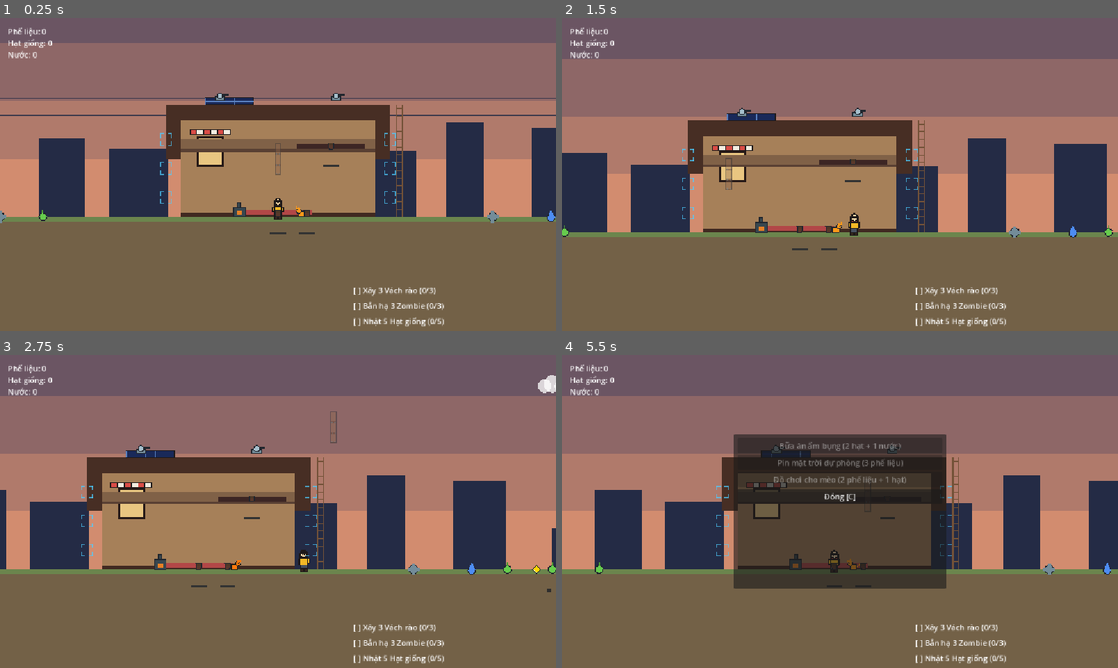
Above: before the commit, frames 1-4 (two rows, left to right).
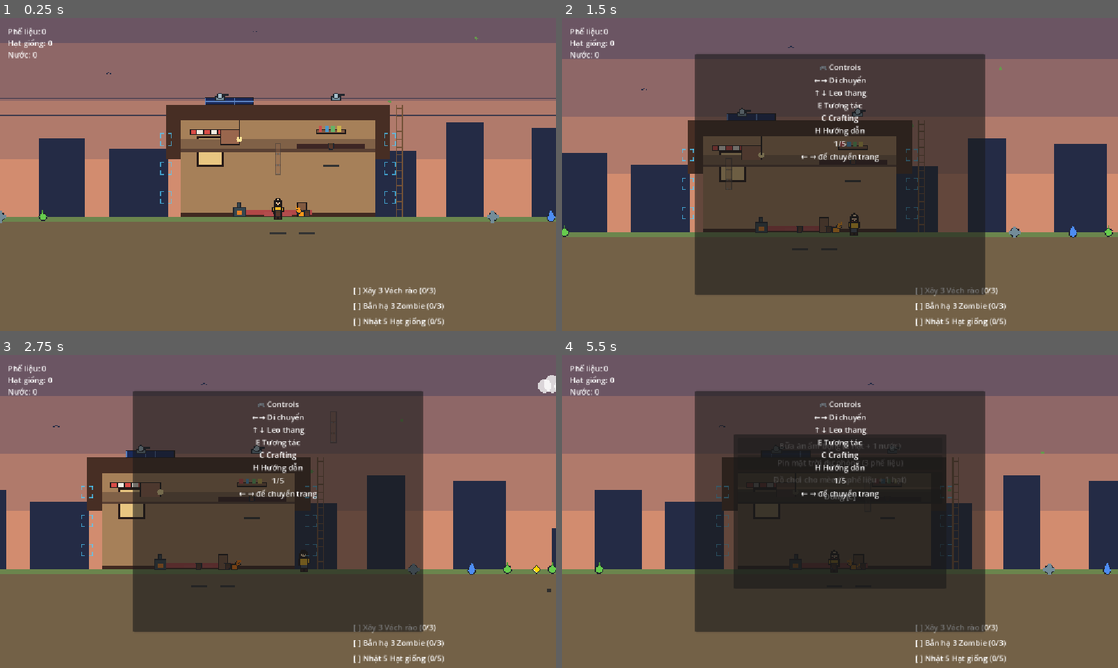
Above: after the commit, the same moments.

Repository: vuphamhocvienmatma/insomnia-dark-war
Game: Godot game, scene res://scenes/main_level.tscn
Two runs of this game, one before a commit and one after it. Both use one fixed random seed, a clock stepped at 60 frames per second and the inputs below.
Inputs (mouse positions are in pixels of both pictures, inside the frame that each line leads up to):
- Up to frame 1 (0.25 s): no input
- Up to frame 2 (1.5 s): move the mouse to (962, 158) at 0.52 s; hold Right (ui_right) 0.53-1.28 s; hold H (tutorial, bound only after the commit) 0.53-1.28 s; move the mouse to (728, 190) at 1.27 s; hold S (ui_down) from 1.28 s (still down); click (728, 190) at 1.35 s
- Up to frame 3 (2.75 s): tap H (tutorial, bound only after the commit) at 1.55, 2.3 s; move the mouse to (333, 442) at 2.02 s; release S (ui_down) at 2.03 s; hold Right (ui_right) from 2.03 s (still down); hold E (interact) from 2.03 s (still down)
- Up to frame 4 (5.5 s): move the mouse to (812, 574) at 2.77 s; release Right (ui_right) at 2.78 s; release E (interact) at 2.78 s; hold W (ui_up) 2.78-3.53 s; tap C (toggle_crafting) at 2.85 s; tap H (tutorial, bound only after the commit) at 3.05, 4.35, 5.3 s; move the mouse to (1006, 558) at 3.52 s; hold H (tutorial, bound only after the commit) 3.53-4.28 s; hold Left (ui_left) 3.53-5.03 s; move the mouse to (673, 464) at 4.27 s; move the mouse to (867, 511) at 5.02 s; press the mouse at (867, 511) at 5.03 s; hold S (ui_down) from 5.03 s (still down)

The runs differ from the first frame. In frame 1, 0.4% of the frame differs, in the area x 19-86%, y 4-64%; in frame 2, 39%; in frame 3, 39%, in the area x 9-77%, y 8-89%; in frame 4, 31%.

Commit message:
feat: phase 20 tutorial UI + visual polish (cabin, birds, leaves, player details)

Diff:
--- a/insomnia-in-the-dark-war/project.godot
+++ b/insomnia-in-the-dark-war/project.godot
@@ -44,6 +44,11 @@
 "events": [Object(InputEventKey,"resource_local_to_scene":false,"resource_name":"","device":16,"window_id":0,"alt_press …(191 unchanged characters)…
 ]
 }
+tutorial={
+"deadzone": 0.2,
+"events": [Object(InputEventKey,"resource_local_to_scene":false,"resource_name":"","device":-1,"window_id":0,"alt_pressed":false,"shift_pressed":false,"ctrl_pressed":false,"meta_pressed":false,"pressed":false,"keycode":0,"physical_keycode":72,"key_label":0,"unicode":0,"location":0,"echo":false,"script":null)
+]
+}
 ui_up={
 "deadzone": 0.2,
 "events": [Object(InputEventKey,"resource_local_to_scene":false,"resource_name":"","device":-1,"window_id":0,"alt_press …(495 unchanged characters)…
--- a/insomnia-in-the-dark-war/scenes/main_level.tscn
+++ b/insomnia-in-the-dark-war/scenes/main_level.tscn
@@ -12,6 +12,7 @@
 [ext_resource type="PackedScene" path="res://scenes/hud.tscn" id="10_hud"]
 [ext_resource type="Script" path="res://scripts/warm_fireplace_light.gd" id="11_light"]
 [ext_resource type="PackedScene" path="res://scenes/crafting_ui.tscn" id="12_craft"]
+[ext_resource type="PackedScene" path="res://scenes/tutorial_ui.tscn" id="15_tut"]
 [ext_resource type="Script" path="res://scripts/art_clouds.gd" id="12_clouds"]
 [ext_resource type="Script" path="res://scripts/cabin_structure.gd" id="14_cabin"]
 
@@ -192,3 +193,5 @@
 [node name="HUD" parent="." unique_id=874989936 instance=ExtResource("10_hud")]
 
 [node name="CraftingUI" parent="." unique_id=129172498 instance=ExtResource("12_craft")]
+
+[node name="TutorialUI" parent="." instance=ExtResource("15_tut")]
--- /dev/null
+++ b/insomnia-in-the-dark-war/scenes/tutorial_ui.tscn
@@ -0,0 +1,49 @@
+[gd_scene format=3]
+
+[ext_resource type="Script" path="res://scripts/tutorial_ui.gd" id="1_tut"]
+
+[node name="TutorialUI" type="CanvasLayer"]
+script = ExtResource("1_tut")
+
+[node name="Panel" type="Panel" parent="."]
+anchors_preset = 8
+anchor_left = 0.5
+anchor_top = 0.5
+anchor_right = 0.5
+anchor_bottom = 0.5
+offset_left = -300.0
+offset_top = -250.0
+offset_right = 300.0
+offset_bottom = 250.0
+
+[node name="VBoxContainer" type="VBoxContainer" parent="Panel"]
+anchors_preset = 15
+anchor_left = 0.0
+anchor_top = 0.0
+anchor_right = 1.0
+anchor_bottom = 1.0
+offset_left = 16.0
+offset_top = 16.0
+offset_right = -16.0
+offset_bottom = -16.0
+
+[node name="Title" type="Label" parent="Panel/VBoxContainer"]
+layout_mode = 2
+horizontal_alignment = 1
+text = "Hướng dẫn"
+
+[node name="Content" type="Label" parent="Panel/VBoxContainer"]
+layout_mode = 2
+horizontal_alignment = 1
+autowrap_mode = 1
+text = ""
+
+[node name="PageIndicator" type="Label" parent="Panel/VBoxContainer"]
+layout_mode = 2
+horizontal_alignment = 1
+text = "1/5"
+
+[node name="NavigationHint" type="Label" parent="Panel/VBoxContainer"]
+layout_mode = 2
+horizontal_alignment = 1
+text = "← → để chuyển trang"
--- a/insomnia-in-the-dark-war/scripts/art_cabin_props.gd
+++ b/insomnia-in-the-dark-war/scripts/art_cabin_props.gd
@@ -13,6 +13,23 @@
 	_draw_awning()
 	_draw_solar_panel()
 	_draw_ladder()
+	_draw_interior_details()
+
+
+func _draw_interior_details() -> void:
+	draw_rect(Rect2(-120.0, -180.0, 40.0, 30.0), Color(0.6, 0.4, 0.3, 1.0))
+	_draw_rect_outline(Rect2(-120.0, -180.0, 40.0, 30.0), Color(0.12, 0.10, 0.10, 1.0))
+	draw_circle(Vector2(-80.0, -160.0), 6.0, Color(1.0, 0.9, 0.6, 1.0))
+	draw_line(Vector2(-80.0, -160.0), Vector2(-80.0, -200.0), Color(0.12, 0.10, 0.10, 1.0), 1.0)
+	draw_rect(Rect2(80.0, -180.0, 60.0, 8.0), Color(0.5, 0.35, 0.25, 1.0))
+	_draw_rect_outline(Rect2(80.0, -180.0, 60.0, 8.0), Color(0.12, 0.10, 0.10, 1.0))
+	var book_colors := [Color(0.8, 0.3, 0.3, 1.0), Color(0.3, 0.6, 0.8, 1.0), Color(0.4, 0.7, 0.4, 1.0), Color(0.8, 0.7, 0.3, 1.0)]
+	for i in 4:
+		var bx: float = 84.0 + float(i) * 13.0
+		draw_rect(Rect2(bx, -188.0, 8.0, 12.0), book_colors[i])
+	draw_rect(Rect2(40.0, -30.0, 20.0, 30.0), Color(0.5, 0.35, 0.25, 1.0))
+	_draw_rect_outline(Rect2(40.0, -30.0, 20.0, 30.0), Color(0.12, 0.10, 0.10, 1.0))
+	draw_rect(Rect2(-30.0, -10.0, 60.0, 8.0), Color(0.7, 0.3, 0.3, 1.0))
 
 func _draw_awning() -> void:
 	var stripe_w: float = 14.0
--- a/insomnia-in-the-dark-war/scripts/art_player.gd
+++ b/insomnia-in-the-dark-war/scripts/art_player.gd
@@ -27,11 +27,13 @@
 func _draw() -> void:
 	var bob_offset: float = sin(_walk_bob) * 2.0
 	draw_set_transform(Vector2(0.0, bob_offset), 0.0, Vector2.ONE)
+	_draw_backpack()
 	_draw_boots()
 	_draw_pants()
 	_draw_sweater()
 	_draw_scarf()
 	_draw_head()
+	_draw_face_details()
 	_draw_hair()
 
 func _draw_boots() -> void:
@@ -64,6 +66,13 @@
 	var scarf := Rect2(-6.0, -24.0, 12.0, 3.0)
 	draw_rect(scarf, SCARF)
 	_draw_rect_outline(scarf, OUTLINE)
+
+func _draw_backpack() -> void:
+	draw_rect(Rect2(-10.0, -18.0, 4.0, 12.0), Color(0.4, 0.3, 0.2, 1.0))
+	_draw_rect_outline(Rect2(-10.0, -18.0, 4.0, 12.0), OUTLINE)
+
+func _draw_face_details() -> void:
+	draw_line(Vector2(-2.0, -27.0), Vector2(2.0, -27.0), Color(0.8, 0.4, 0.4, 1.0), 1.0)
 
 func _draw_head() -> void:
 	var head_pos := Vector2(0.0, -30.0)
--- a/insomnia-in-the-dark-war/scripts/art_skyline.gd
+++ b/insomnia-in-the-dark-war/scripts/art_skyline.gd
@@ -3,6 +3,8 @@
 const SILHOUETTE := Color(0.14, 0.17, 0.27, 1.0)
 
 var _building_rects: Array[Rect2] = []
+var _birds: Array[Dictionary] = []
+var _leaves: Array[Dictionary] = []
 
 func _ready() -> void:
 	z_index = -10
@@ -14,6 +16,23 @@
 		var h: float = rng.randf_range(60.0, 220.0)
 		_building_rects.append(Rect2(x, -h, w, h))
 		x += rng.randf_range(120.0, 220.0)
+	for i in 3:
+		_birds.append({"x": rng.randf_range(-1000.0, 1000.0), "y": rng.randf_range(-400.0, -200.0), "speed": rng.randf_range(20.0, 40.0)})
+	for i in 5:
+		_leaves.append({"x": rng.randf_range(-1000.0, 1000.0), "y": rng.randf_range(-400.0, 200.0), "fall": rng.randf_range(10.0, 30.0), "drift": rng.randf_range(-10.0, 10.0)})
+
+func _process(delta: float) -> void:
+	for b in _birds:
+		b["x"] = float(b["x"]) + float(b["speed"]) * delta
+		if float(b["x"]) > 1100.0:
+			b["x"] = -1100.0
+	for l in _leaves:
+		l["y"] = float(l["y"]) + float(l["fall"]) * delta
+		l["x"] = float(l["x"]) + float(l["drift"]) * delta
+		if float(l["y"]) > 100.0:
+			l["y"] = -400.0
+			l["x"] = randf_range(-1000.0, 1000.0)
+	queue_redraw()
 
 func _draw() -> void:
 	_draw_gradient_sky()
@@ -21,6 +40,19 @@
 	_draw_buildings()
 	_draw_power_poles()
 	_draw_power_lines()
+	_draw_birds()
+	_draw_leaves()
+
+func _draw_birds() -> void:
+	for b in _birds:
+		var bx: float = float(b["x"])
+		var by: float = float(b["y"])
+		draw_line(Vector2(bx - 6.0, by), Vector2(bx, by - 3.0), SILHOUETTE, 1.5)
+		draw_line(Vector2(bx, by - 3.0), Vector2(bx + 6.0, by), SILHOUETTE, 1.5)
+
+func _draw_leaves() -> void:
+	for l in _leaves:
+		draw_circle(Vector2(float(l["x"]), float(l["y"])), 3.0, Color(0.4, 0.6, 0.3, 1.0))
 
 func _draw_gradient_sky() -> void:
 	var top_color := Color(0.15, 0.19, 0.36, 1.0)
--- /dev/null
+++ b/insomnia-in-the-dark-war/scripts/tutorial_ui.gd
@@ -0,0 +1,39 @@
+extends CanvasLayer
+
+var panel: Panel
+var current_page: int = 0
+
+var pages: Array[Dictionary] = [
+	{"title": "🎮 Controls", "content": "←→ Di chuyển\n↑↓ Leo thang\nE Tương tác\nC Crafting\nH Hướng dẫn"},
+	{"title": "☀️ Ban ngày", "content": "- Nhặt phế liệu/hạt/nước\n- Xây rào ở khe hở\n- Trồng cây (tưới để lớn nhanh)\n- Nấu ăn ở bếp"},
+	{"title": "🌙 Ban đêm", "content": "- Zombie tấn công rào\n- Turret tự bắn (tốn solar)\n- Rào hở → zombie lục đồ\n- Sáng dậy mệt nếu rào hở"},
+	{"title": "🔨 Crafting [C]", "content": "- Bữa ăn: hết mệt\n- Pin mặt trời: +25 solar\n- Đồ chơi mèo: nhặt nhanh hơn"},
+	{"title": "💡 Tips", "content": "- Hoàn thành task → thưởng\n- Ngày sau zombie đông hơn\n- Tưới cây để lớn nhanh\n- Xây rào kín để ngủ ngon"}
+]
+
+
+func _ready() -> void:
+	panel = $Panel
+	panel.visible = false
+	_update_page()
+
+
+func _unhandled_input(event: InputEvent) -> void:
+	if event.is_action_pressed("tutorial"):
+		panel.visible = !panel.visible
+		if panel.visible:
+			_update_page()
+		return
+	if panel.visible:
+		if event.is_action_pressed("ui_left"):
+			current_page = max(0, current_page - 1)
+			_update_page()
+		elif event.is_action_pressed("ui_right"):
+			current_page = min(pages.size() - 1, current_page + 1)
+			_update_page()
+
+
+func _update_page() -> void:
+	$Panel/VBoxContainer/Title.text = pages[current_page]["title"]
+	$Panel/VBoxContainer/Content.text = pages[current_page]["content"]
+	$Panel/VBoxContainer/PageIndicator.text = str(current_page + 1) + "/" + str(pages.size())
